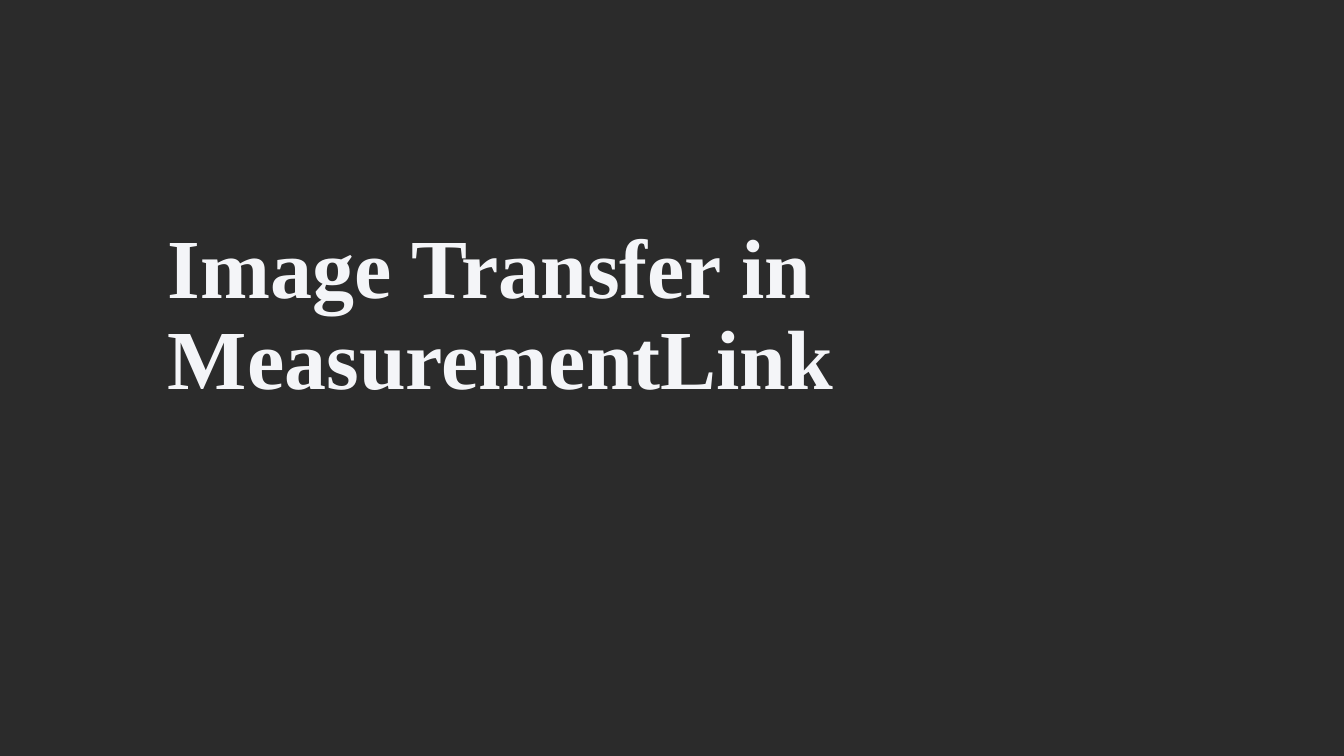
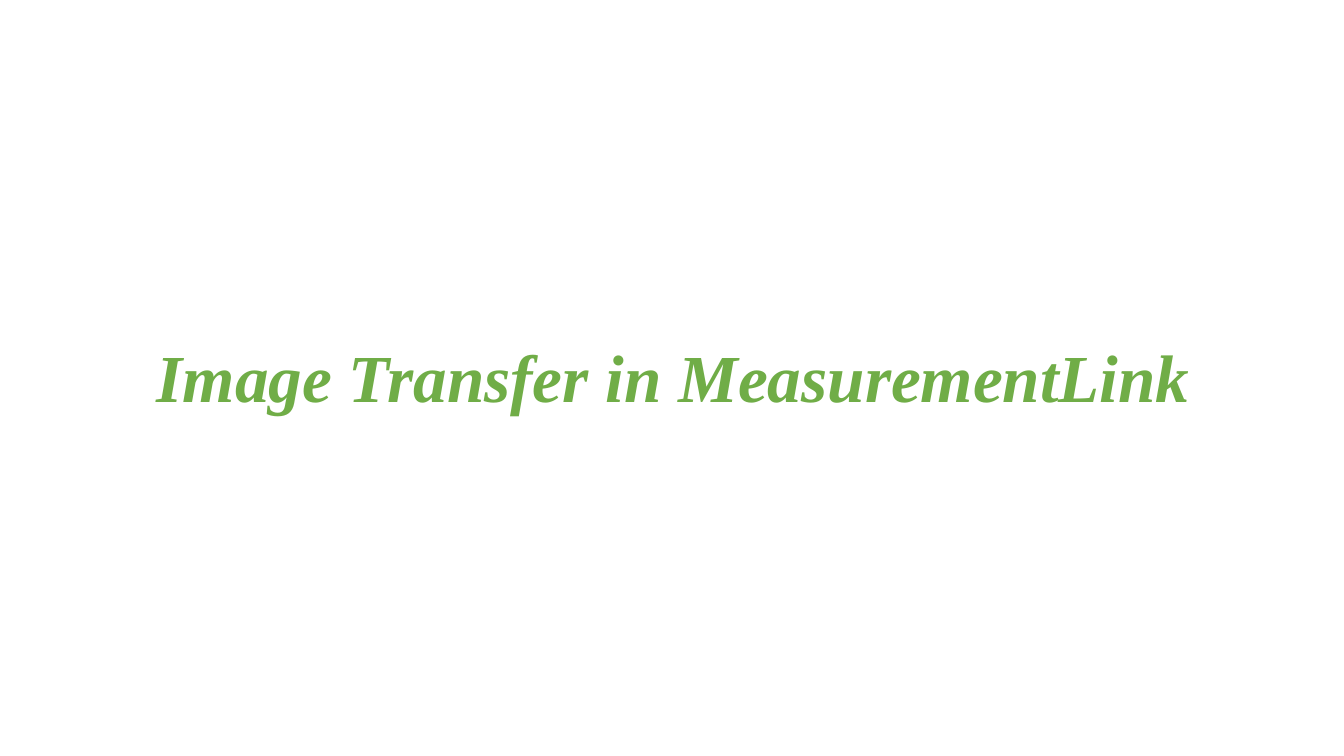
Before and after one commit to ni/measurement-plugin-labview, a slide deck: slide 1 of Source/Example Measurements/Image rendering/Image Transfer in MeasurementLink example.pptx. Drawn at 1344x756 pixels with LibreOffice and Linux fonts; fonts in the diff are those of the drawing; background and template pictures are left out; a plain dark background stands for a picture behind light text. Boxes give left, top, right and bottom in pixels: in the first picture for what was removed or moved away, otherwise in the second. Text is boxed around its words. In the diff, an @@ line names an element or a change of style, - is before the commit and + after.

```diff
--- a/Source/Example Measurements/Image rendering/Image Transfer in MeasurementLink example.pptx
+++ b/Source/Example Measurements/Image rendering/Image Transfer in MeasurementLink example.pptx
@@ background picture (left out) to #FFFFFF @@
@@ title "Image Transfer in MeasurementLink": place and size @@
-title "Image Transfer in MeasurementLink" at (168, 239, 833, 390)
+title "Image Transfer in MeasurementLink" at (157, 354, 1189, 414)
@@ title "Image Transfer in MeasurementLink" at (157, 354, 1189, 414): size 60 to 48 pt, text colour #F4F5F8 to #70AD47, italic on; alignment left to centre @@
```
Also in this commit, not shown: 4 other slides changed.
